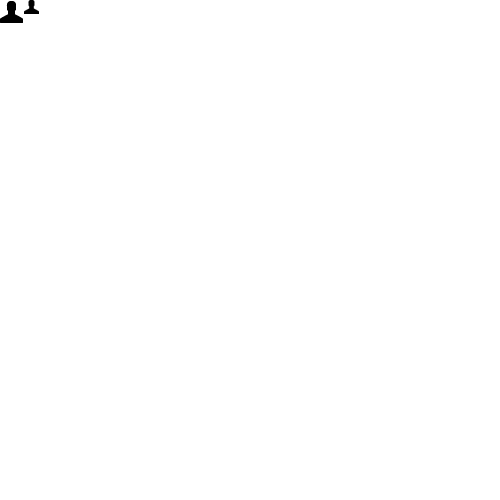
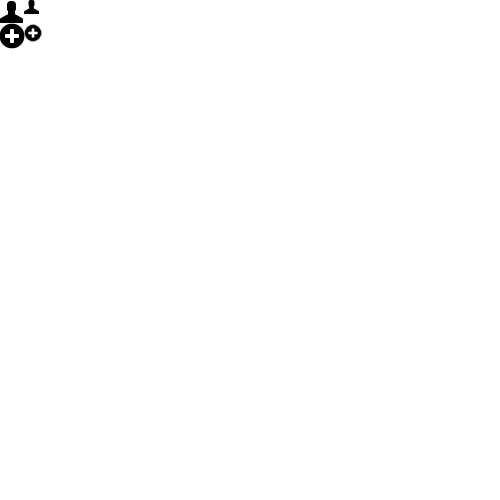
Before/after of a 500×500 layered artwork. What changed in the layer stack:
added layer "glyphicons_190_circle_plus copy" above "glyphicons_190_circle_plus" over [24, 24, 42, 42]
added layer "glyphicons_190_circle_plus" above "glyphicons_003_user" over [0, 23, 25, 49]
